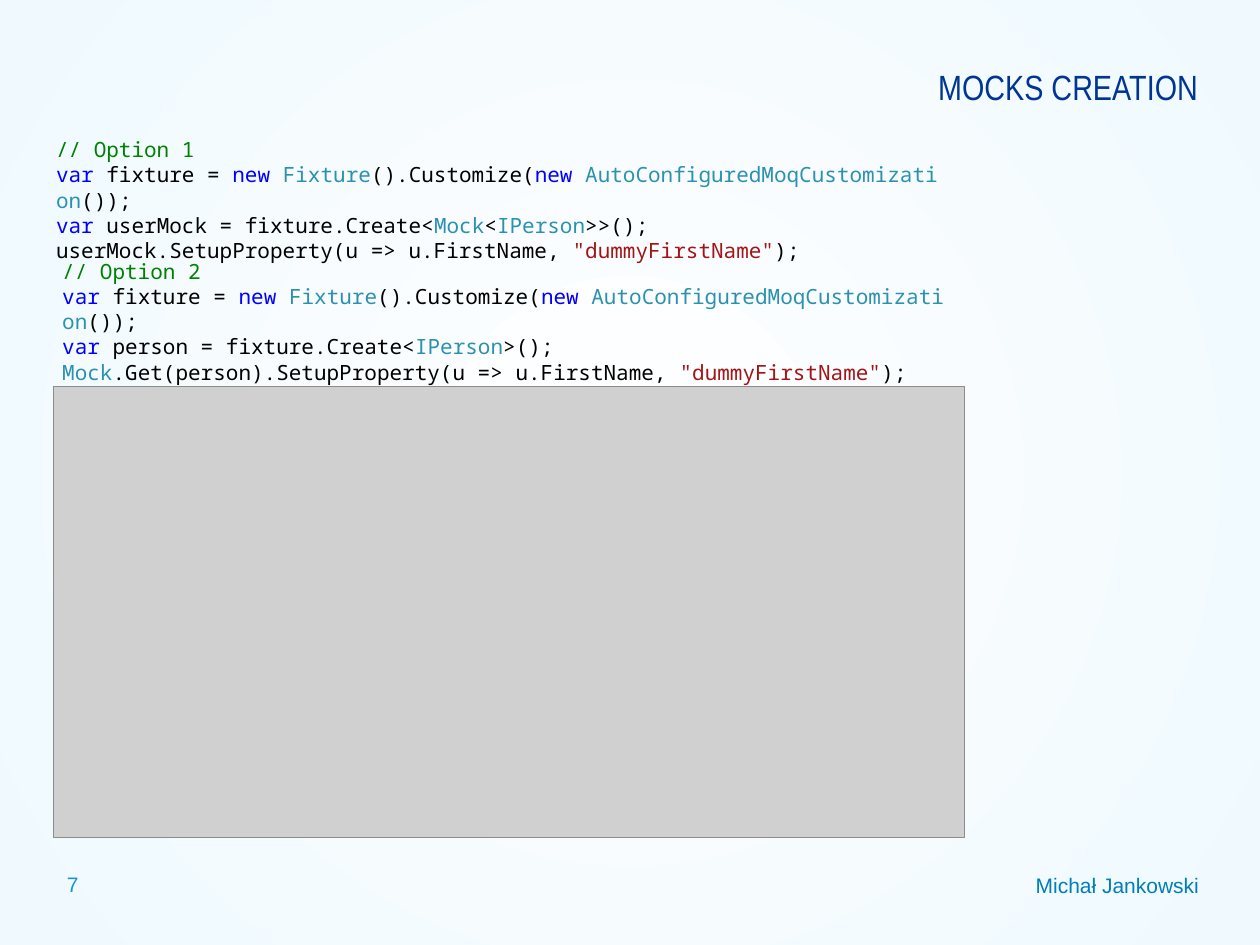
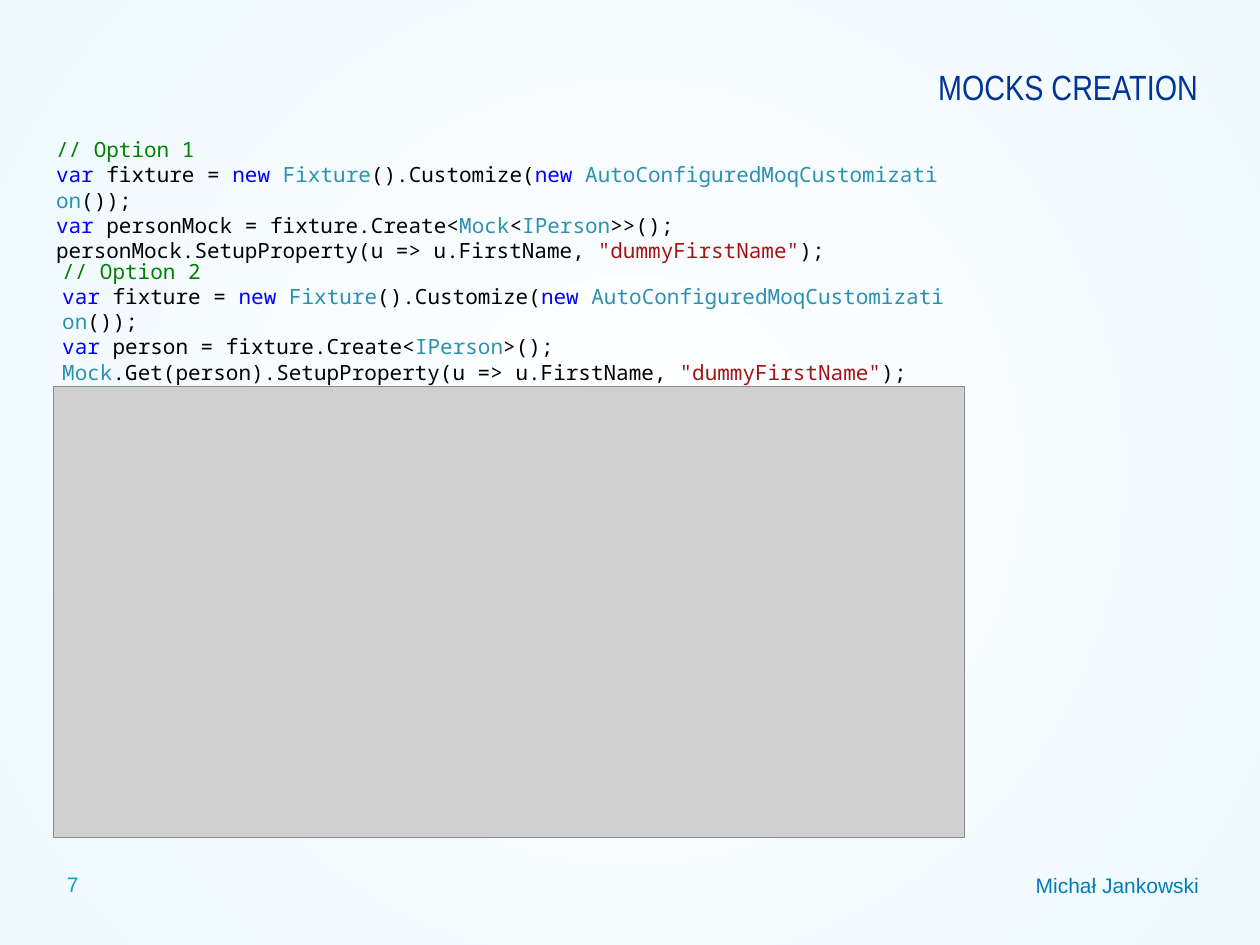
Before and after one commit to MichalJankowskii/AutoFixture.LightningTalk, a slide deck: slide 7 of AutoFixture_LightningTalk.pptx. Drawn at 1260x945 pixels with LibreOffice and Linux fonts; fonts in the diff are those of the drawing; grey boxes stand for pictures; background and template pictures are left out. Boxes give left, top, right and bottom in pixels: in the first picture for what was removed or moved away, otherwise in the second. Text is boxed around its words. In the diff, an @@ line names an element or a change of style, - is before the commit and + after.

Commit message:
Changed userMock -> personMock on slide 7

```diff
--- a/AutoFixture_LightningTalk.pptx
+++ b/AutoFixture_LightningTalk.pptx
@@ text at <box>56,217,825,265</box>: text changed @@
-var userMock = fixture.Create<Mock<IPerson>>();
-userMock.SetupProperty(u => u.FirstName, "dummyFirstName");
+var personMock = fixture.Create<Mock<IPerson>>();
+personMock.SetupProperty(u => u.FirstName, "dummyFirstName");
```
